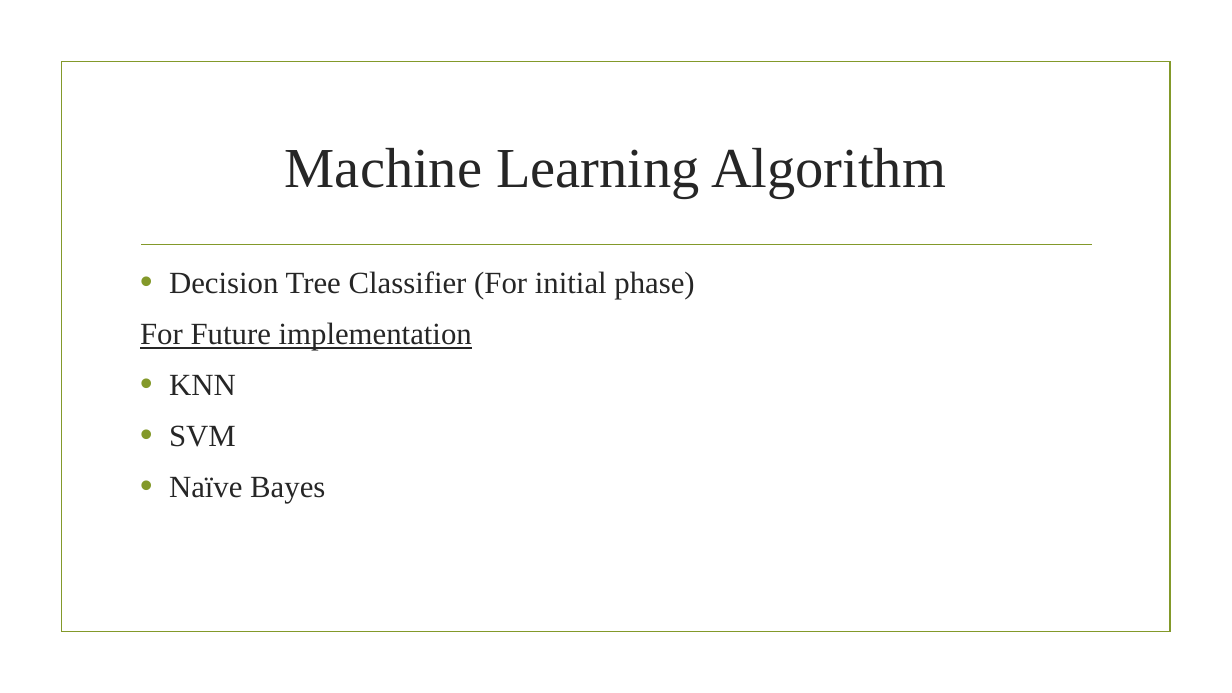
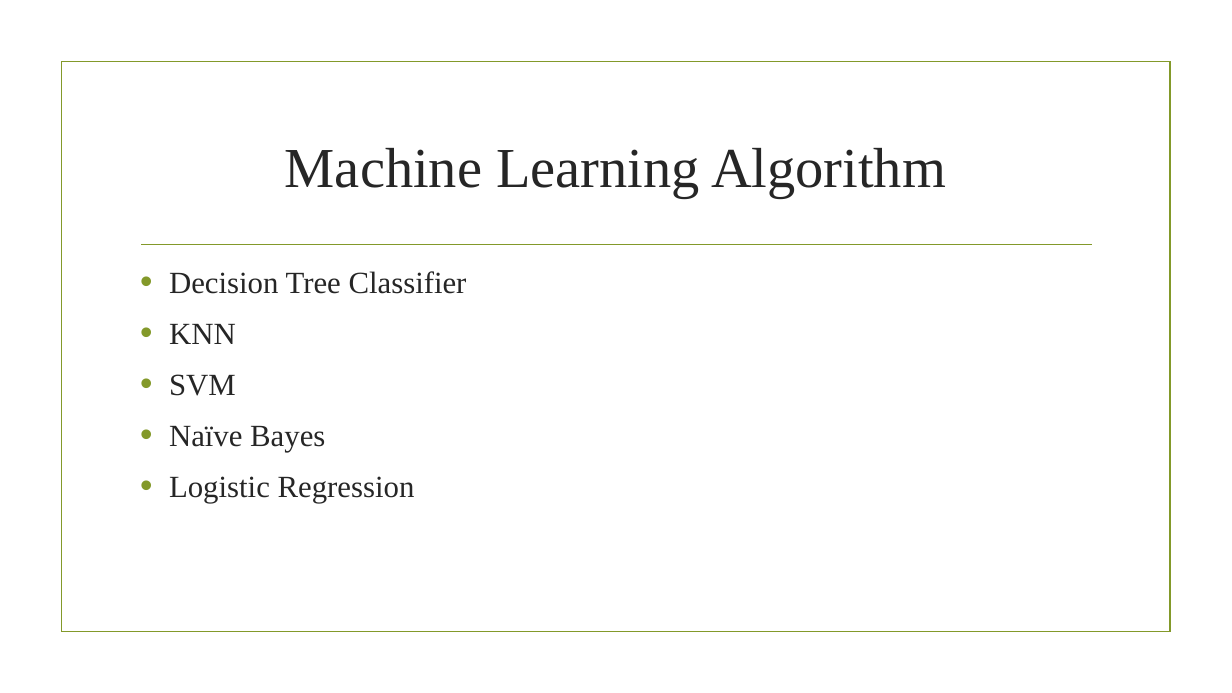
Before and after one commit to anikateagrawal/Major-Project, a slide deck: slide 6 of Topic.pptx. Drawn at 1232x693 pixels with LibreOffice and Linux fonts; fonts in the diff are those of the drawing; background and template pictures are left out. Boxes give left, top, right and bottom in pixels: in the first picture for what was removed or moved away, otherwise in the second. Text is boxed around its words. In the diff, an @@ line names an element or a change of style, - is before the commit and + after.

```diff
--- a/Topic.pptx
+++ b/Topic.pptx
@@ text at bbox=[169, 271, 467, 294]: text changed @@
-• Decision Tree Classifier (For initial phase)
-For Future implementation
+• Decision Tree Classifier
@@ text at bbox=[169, 476, 415, 503]: paragraph added @@
+• Logistic Regression
```
Also in this commit, not shown: 3 other slides changed, 7 other files.
